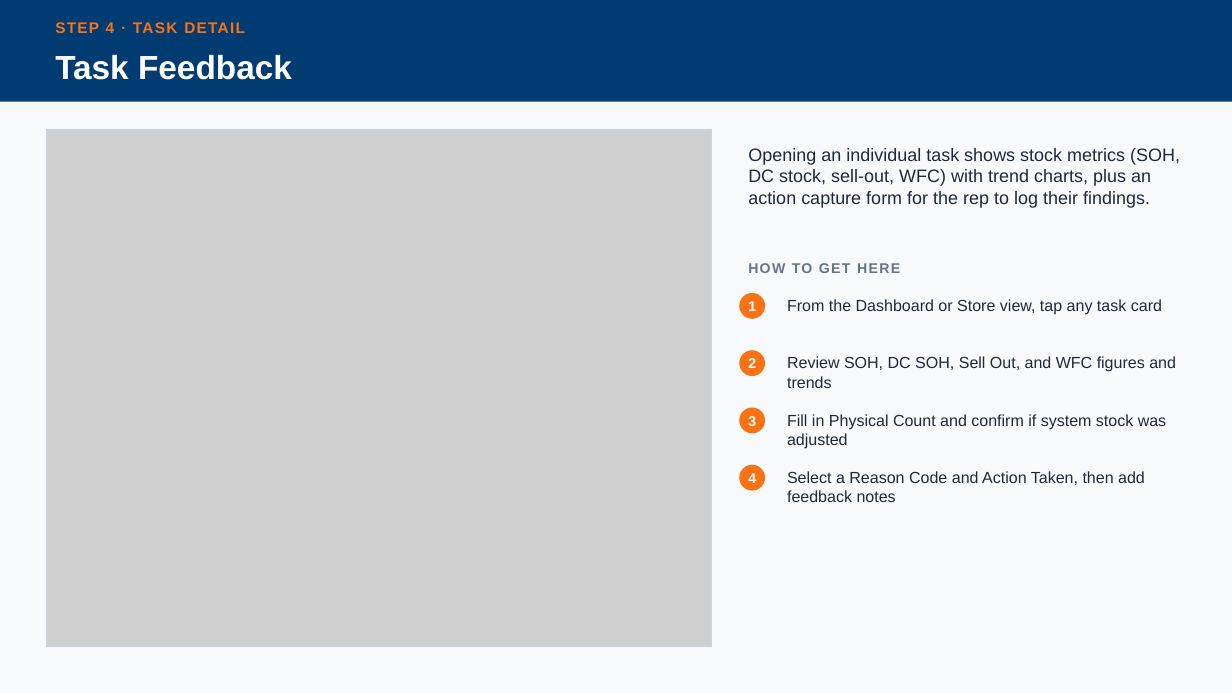
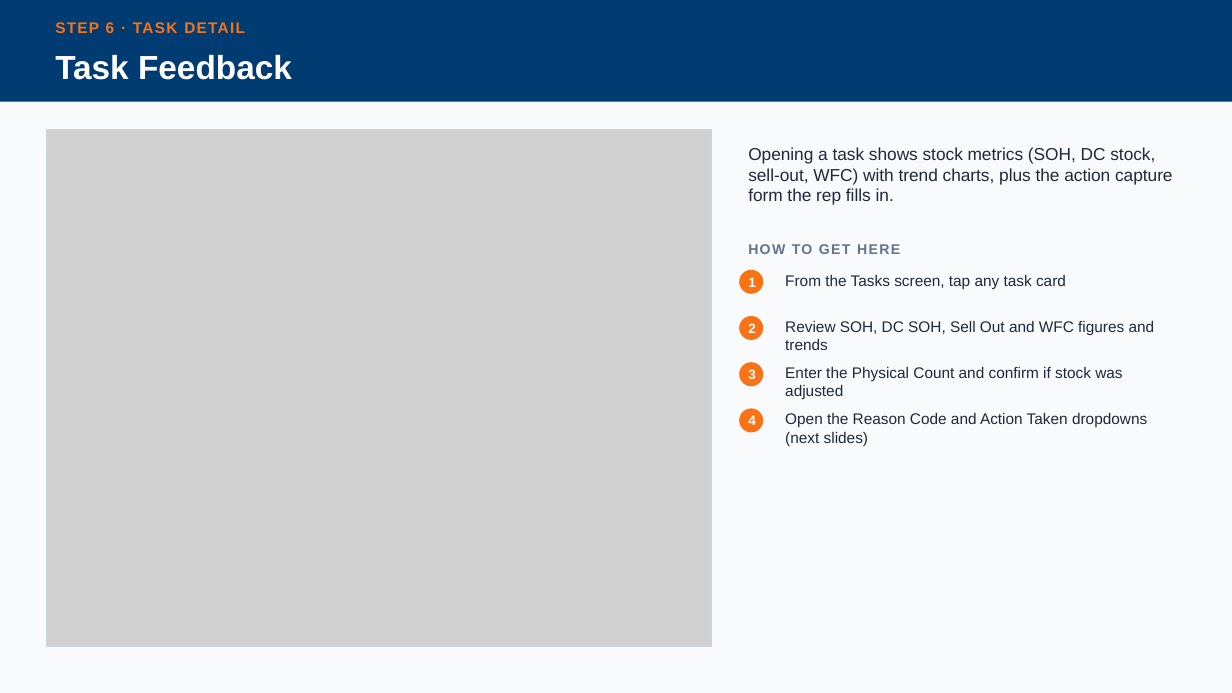
Before and after one commit to cpillay2404/Stockfix, a slide deck: slide 8 of screenshots/StockFix_Navigation_Guide.pptx (slide 5 before the commit). Drawn at 1232x693 pixels with LibreOffice and Linux fonts; fonts in the diff are those of the drawing; grey boxes stand for pictures. Boxes give left, top, right and bottom in pixels: in the first picture for what was removed or moved away, otherwise in the second. Text is boxed around its words. In the diff, an @@ line names an element or a change of style, - is before the commit and + after.

```diff
--- a/screenshots/StockFix_Navigation_Guide.pptx
+++ b/screenshots/StockFix_Navigation_Guide.pptx
@@ text at bbox=[55, 22, 245, 33]: text changed @@
-STEP 4 · TASK DETAIL
+STEP 6 · TASK DETAIL
@@ text at bbox=[748, 147, 1173, 205]: text changed; size 14 to 13.5 pt @@
-Opening an individual task shows stock metrics (SOH, DC stock, sell-out, WFC) with trend charts, plus an action capture form for the rep to log their findings.
+Opening a task shows stock metrics (SOH, DC stock, sell-out, WFC) with trend charts, plus the action capture form the rep fills in.
@@ text "HOW TO GET HERE": place and size @@
-text "HOW TO GET HERE" at bbox=[748, 263, 900, 273]
+text "HOW TO GET HERE" at bbox=[748, 244, 900, 254]
@@ text "1": place and size @@
-text "1" at bbox=[748, 301, 756, 311]
+text "1" at bbox=[748, 277, 755, 287]
@@ ellipse: place and size @@
-ellipse at bbox=[739, 293, 765, 319]
+ellipse at bbox=[739, 270, 763, 294]
@@ text at bbox=[785, 275, 1066, 289]: text changed; size 12.5 to 12 pt @@
-From the Dashboard or Store view, tap any task card
+From the Tasks screen, tap any task card
@@ text "2": place and size @@
-text "2" at bbox=[748, 358, 756, 368]
+text "2" at bbox=[748, 323, 755, 333]
@@ ellipse: place and size @@
-ellipse at bbox=[739, 350, 765, 376]
+ellipse at bbox=[739, 316, 763, 340]
@@ text at bbox=[785, 321, 1155, 350]: text changed; size 12.5 to 12 pt @@
-Review SOH, DC SOH, Sell Out, and WFC figures and trends
+Review SOH, DC SOH, Sell Out and WFC figures and trends
@@ text "3": place and size @@
-text "3" at bbox=[748, 416, 756, 426]
+text "3" at bbox=[748, 369, 755, 379]
@@ ellipse: place and size @@
-ellipse at bbox=[739, 408, 765, 433]
+ellipse at bbox=[739, 362, 763, 386]
@@ text at bbox=[785, 367, 1122, 399]: text changed; size 12.5 to 12 pt @@
-Fill in Physical Count and confirm if system stock was adjusted
+Enter the Physical Count and confirm if stock was adjusted
@@ size 11 to 10.5 pt in 4 elements at bbox=[748, 277, 755, 287], bbox=[748, 323, 755, 333], bbox=[748, 369, 755, 379], bbox=[748, 416, 755, 425] @@
@@ text "4": place and size @@
-text "4" at bbox=[748, 473, 756, 483]
+text "4" at bbox=[748, 416, 755, 425]
@@ ellipse: place and size @@
-ellipse at bbox=[739, 465, 765, 491]
+ellipse at bbox=[739, 409, 763, 433]
@@ text at bbox=[785, 413, 1147, 446]: text changed; size 12.5 to 12 pt @@
-Select a Reason Code and Action Taken, then add feedback notes
+Open the Reason Code and Action Taken dropdowns (next slides)
```
Also in this commit, not shown: 8 other slides changed, 7 slides added, 2 slides removed, 8 other files.
